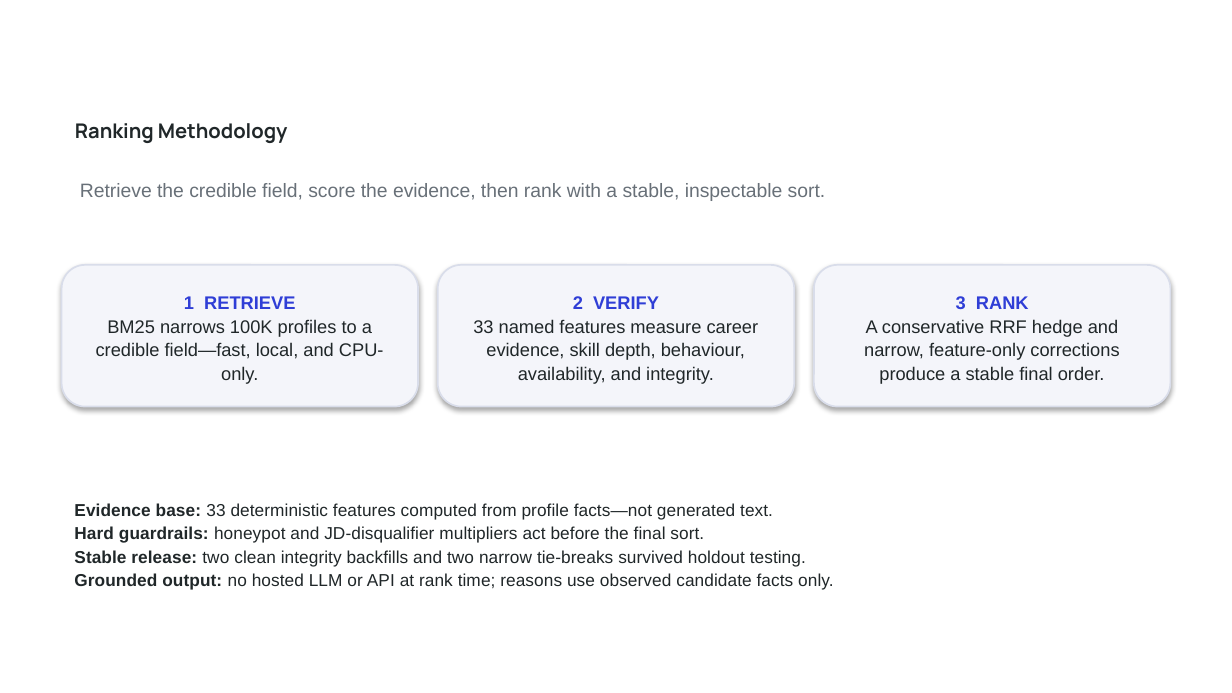
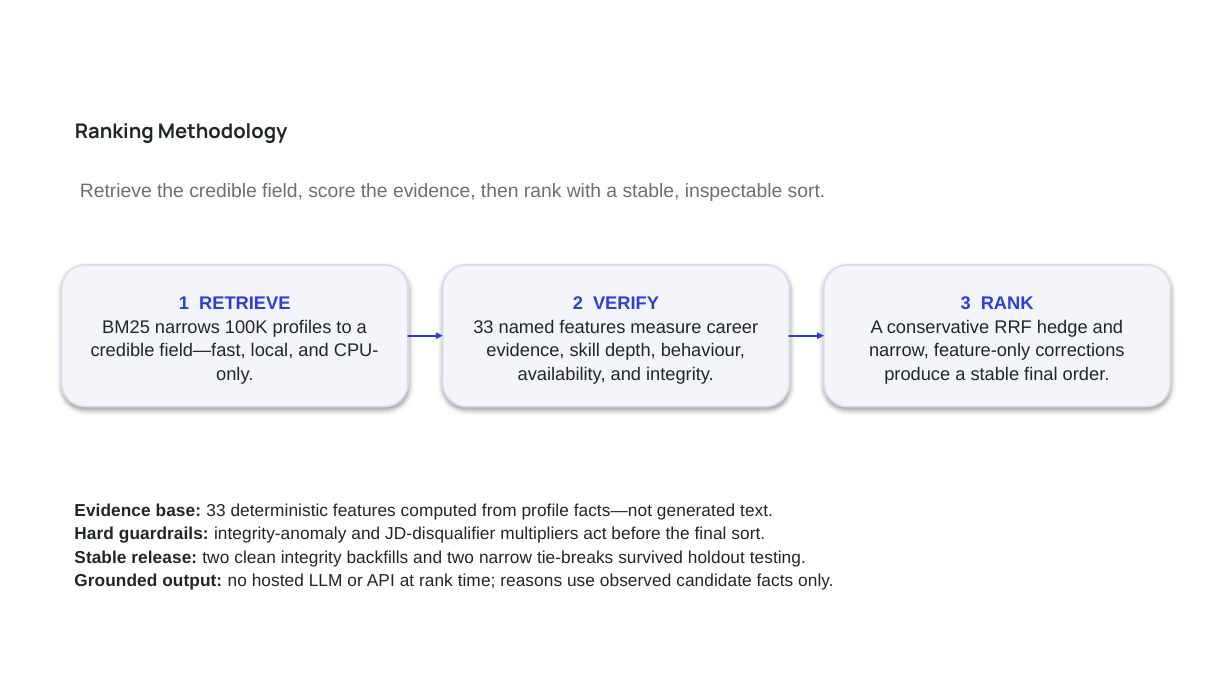
Before and after one commit to bansalbhunesh/redrob-hirefit-ranker, a slide deck: slide 4 of docs/HireFit_Submission_Deck.pptx. Drawn at 1232x693 pixels with LibreOffice and Linux fonts; fonts in the diff are those of the drawing; background and template pictures are left out. Boxes give left, top, right and bottom in pixels: in the first picture for what was removed or moved away, otherwise in the second. Text is boxed around its words. In the diff, an @@ line names an element or a change of style, - is before the commit and + after.

Commit message:
finalize judge-ready submission and hardening

```diff
--- a/docs/HireFit_Submission_Deck.pptx
+++ b/docs/HireFit_Submission_Deck.pptx
@@ rounded rectangle "1 RETRIEVE": place and size @@
-rounded rectangle "1 RETRIEVE" at <box>62,265,418,407</box>
+rounded rectangle "1 RETRIEVE" at <box>62,265,408,407</box>
@@ rounded rectangle "2 VERIFY": place and size @@
-rounded rectangle "2 VERIFY" at <box>437,265,793,407</box>
+rounded rectangle "2 VERIFY" at <box>442,265,788,407</box>
@@ rounded rectangle "3 RANK": place and size @@
-rounded rectangle "3 RANK" at <box>814,265,1170,407</box>
+rounded rectangle "3 RANK" at <box>824,265,1170,407</box>
@@ arrow added from (408, 336) to (442, 336), #2F3ED6 1.13 pt @@
@@ arrow added from (790, 336) to (824, 336), #2F3ED6 1.13 pt @@
@@ text at <box>74,526,765,543</box>: text changed @@
-Hard guardrails: honeypot and JD-disqualifier multipliers act before the final sort.
+Hard guardrails: integrity-anomaly and JD-disqualifier multipliers act before the final sort.
```
Also in this commit, not shown: 9 other slides changed, 22 other files.
